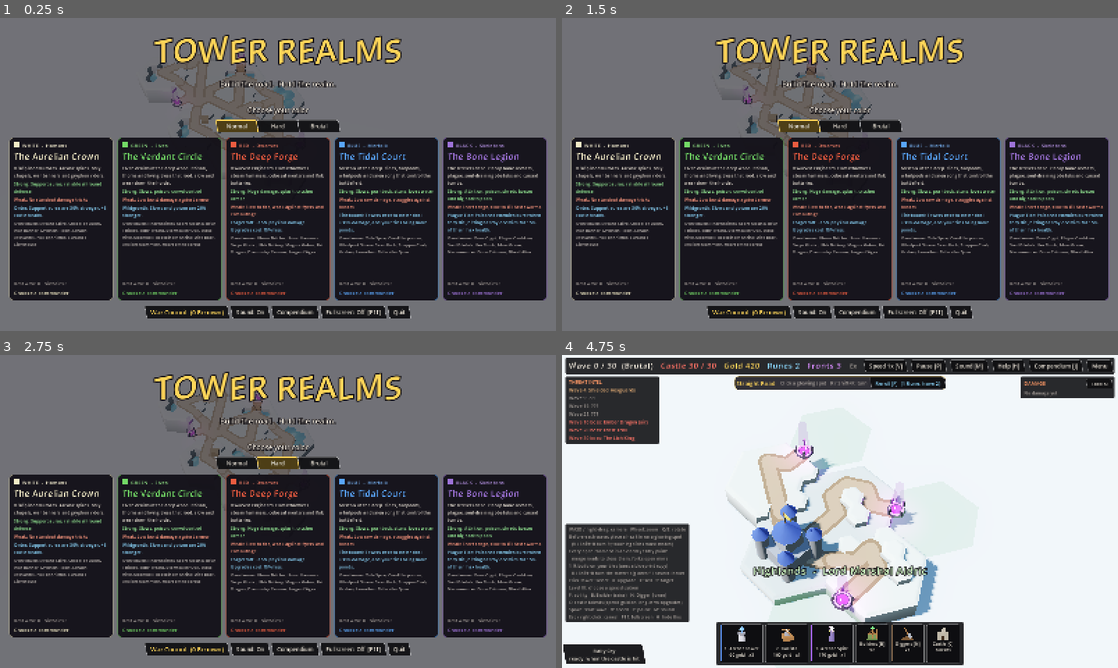
Above: before the commit, frames 1-4 (two rows, left to right).
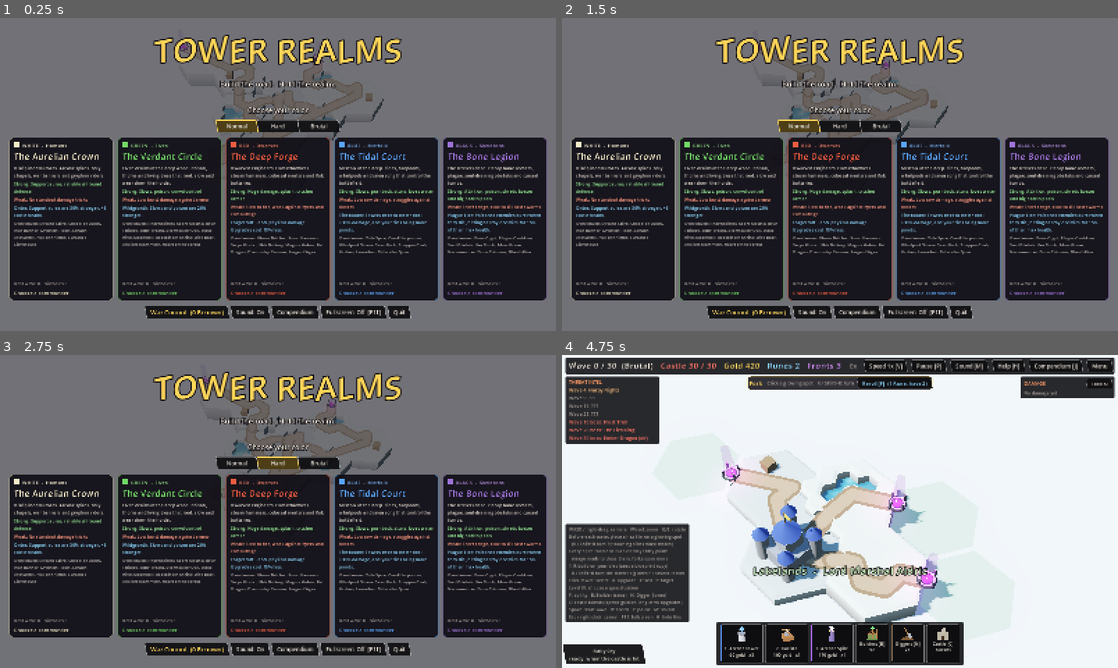
Above: after the commit, the same moments.

Repository: munkeemann/Tower_Defense
Game: Godot game, scene res://scenes/main.tscn
Same seed, same stepped clock (60 frames per second), same inputs: the game is played once before the commit and once after it.
Inputs (mouse positions are in pixels of both pictures, inside the frame that each line leads up to):
- Up to frame 1 (0.25 s): no input
- Up to frame 2 (1.5 s): click "Normal" at 0.5 s; click "Normal" at 1.25 s
- Up to frame 3 (2.75 s): click "Hard" at 2 s
- Up to frame 4 (4.75 s): click "Brutal" at 2.75 s; click (623, 555) at 3.52 s; click (701, 524) at 4.27 s

The runs differ from the first frame. In frame 1, 2.3% of the frame differs, in the area x 26-69%, y 8-48%; in frame 2, 2.2%; in frame 3, 2.2%; in frame 4, 6.7%, in the area x 4-71%, y 6-83%.

Commit message:
Fewer blocked hexes: room for big towers
Playtests found 4-5 hex blueprints with nowhere to go in a quarter of runs. Lone
decorative pines no longer block (building clears them), tiles get at most one
tree or rock (was 0-2), ponds are rarer and smaller (14% / 2-3 hexes), and
plateaus rarer and smaller. Board.plan_ground / can_build_all_with preview a
planned tile's ground.

Co-Authored-By: Claude Opus 5.5 <noreply@anthropic.com>

Diff:
--- a/scripts/board.gd
+++ b/scripts/board.gd
@@ -61,13 +61,13 @@
 const KK_SEA_Y := -LEVEL_H      # the sea ring sits a level below your tiles, so the island stands on cliffs
 const KK_WATER_DECOR := ["waterlily_A", "waterlily_B", "waterplant_A", "waterplant_B", "waterplant_C"]
 ## Small things on open grass hexes of your tiles (a grassy knoll with dirt sides, stones, a lone pine), like the
-## details on the pack's samples. Clutter (knolls, stones, and cut stumps on tree hexes) is cleared when a tower goes on
-## the hex; trees (KK_DECOR_BLOCKS, and every tree hex) and big rocks block building.
+## details on the pack's samples. Clutter (knolls, stones, lone pines, and cut stumps on tree hexes) is cleared when a
+## tower goes on the hex; tree hexes and big rocks block building.
 const KK_DECOR := {"deco_knoll_a": "hill_single_A", "deco_knoll_b": "hill_single_B", "deco_knoll_c": "hill_single_C",
 	"deco_stone": "rock_single_B", "deco_stones": "rock_single_D", "deco_pine": "tree_single_B"}
 const KK_DECOR_PICK := ["deco_knoll_a", "deco_knoll_b", "deco_knoll_c", "deco_knoll_a", "deco_stone", "deco_stones", "deco_pine", "deco_pine"]
 const KK_DECOR_CHANCE := 0.28
-const KK_DECOR_BLOCKS := ["deco_pine"]   # decorations that stand in the way (a tree): their hex can't be built on
+const KK_DECOR_BLOCKS := []   # decorations that stand in the way: none now (2026-10-04: less blocked ground; pines clear when you build)
 ## The pack's alternate palettes, by biome (the rest keep the default yellow-green).
 const KK_PALETTE := {"greenvale": "Summer", "highlands": "Winter", "deepwood": "Fall"}
 var team := "blue"   # KayKit team color for the castle (Game sets it from your color)
@@ -1264,7 +1264,7 @@
 	var feats: Array = []
 	var taken := {}
 	# a pond: a few water hexes away from the tile edge; sometimes the road crosses it on a bridge
-	var pond_p: float = (0.5 if biome_id == "lakelands" else 0.22) + pond_bonus
+	var pond_p: float = (0.35 if biome_id == "lakelands" else 0.14) + pond_bonus
 	if force_bridge or r.randf() < pond_p:
 		var bridge := force_bridge or r.randf() < 0.3
 		force_bridge = false
@@ -1276,7 +1276,7 @@
 		if not seeds.is_empty():
 			var start: Vector2i = seeds[r.randi() % seeds.size()]
 			var pond: Array = [start]
-			var want := r.randi_range(2, 4)   # tiles are 13 whole hexes: a pond takes a few of them
+			var want := r.randi_range(2, 3)   # tiles are 13 whole hexes: a pond takes a couple of them
 			var guard := 0
 			while pond.size() < want and guard < 40:
 				guard += 1
@@ -1291,14 +1291,14 @@
 				taken[c] = true
 				feats.append({"cell": c, "type": "pond"})
 	var interior := func(c: Vector2i) -> bool: return Hex.length(c) <= Hex.HALF - 1 and not roads.has(c) and not taken.has(c)
-	if r.randf() < 0.45:
+	if r.randf() < 0.3:
 		for c in free:
 			if interior.call(c):
 				taken[c] = true
 				feats.append({"cell": c, "type": "plateau"})
 				for d in E:
 					var n: Vector2i = c + d
-					if interior.call(n) and r.randf() < 0.45:
+					if interior.call(n) and r.randf() < 0.3:
 						taken[n] = true
 						feats.append({"cell": n, "type": "plateau"})
 				break
@@ -1308,7 +1308,7 @@
 				taken[c] = true
 				feats.append({"cell": c, "type": ty, "kind": kind})
 				return
-	for i in r.randi_range(0, 2):
+	for i in (1 if r.randf() < 0.55 else 0):   # (2026-10-04: was 0-2; big towers need open ground)
 		put.call("tree" if r.randf() < 0.85 else "rock")
 	if r.randf() < 0.35:
 		put.call("ley", "", true)
@@ -1416,6 +1416,65 @@
 		feats.append(nf)
 	return {"tile": t, "rot": k, "entrances": ents, "roads": roads, "features": feats, "level": level,
 		"merges": merges, "new_ports": ents.size() - merges.size()}
+
+
+## What a planned tile would leave to build on: {cell: [buildable, level]} for every cell of the tile (fresh ones with
+## their features, shared seam cells as they are, and whether each would be whole). Pair with can_build_all_with().
+func plan_ground(plan: Dictionary) -> Dictionary:
+	var t: Vector2i = plan["tile"]
+	var level: int = plan["level"]
+	var base := t * Hex.K
+	var feats := {}
+	for f in plan["features"]:
+		feats[f["cell"]] = f
+	var road := {}
+	for p in plan["roads"]:
+		for c in p:
+			road[c] = true
+	var out := {}
+	for e in _info:
+		var g: Vector2i = base + e["off"]
+		var ok := true
+		var lv := level
+		if height.has(g):
+			lv = level_at(g)
+			var tt: int = terrain.get(g, -1)
+			ok = (tt == T.GRASS or tt == T.LEY) and not path_cells.has(g) and not towers.has(g)
+		elif road.has(g):
+			ok = false
+		elif feats.has(g):
+			match String(feats[g]["type"]):
+				"plateau": lv = mini(level + 1, MAX_LEVEL - 1)
+				"ley": pass
+				_: ok = false   # pond, tree, rock, neutral building
+		if ok:
+			for i in 6:
+				var wt := Hex.wedge_tile(g, i)
+				if wt != t and not placed.has(wt):
+					ok = false
+					break
+		out[g] = [ok, lv]
+	return out
+
+
+## can_build_all as if the planned ground (plan_ground) were already there.
+func can_build_all_with(cells: Array, ground: Dictionary) -> bool:
+	if cells.is_empty():
+		return false
+	var lvl := -99
+	for c in cells:
+		var b: bool
+		var l: int
+		if ground.has(c):
+			b = ground[c][0]
+			l = ground[c][1]
+		else:
+			b = can_build(c)
+			l = level_at(c)
+		if not b or (lvl != -99 and l != lvl):
+			return false
+		lvl = l
+	return true
 
 
 ## Would these roads (a tile's paths, its new cells at `level`) leave a ramp on a cell where the road bends or
